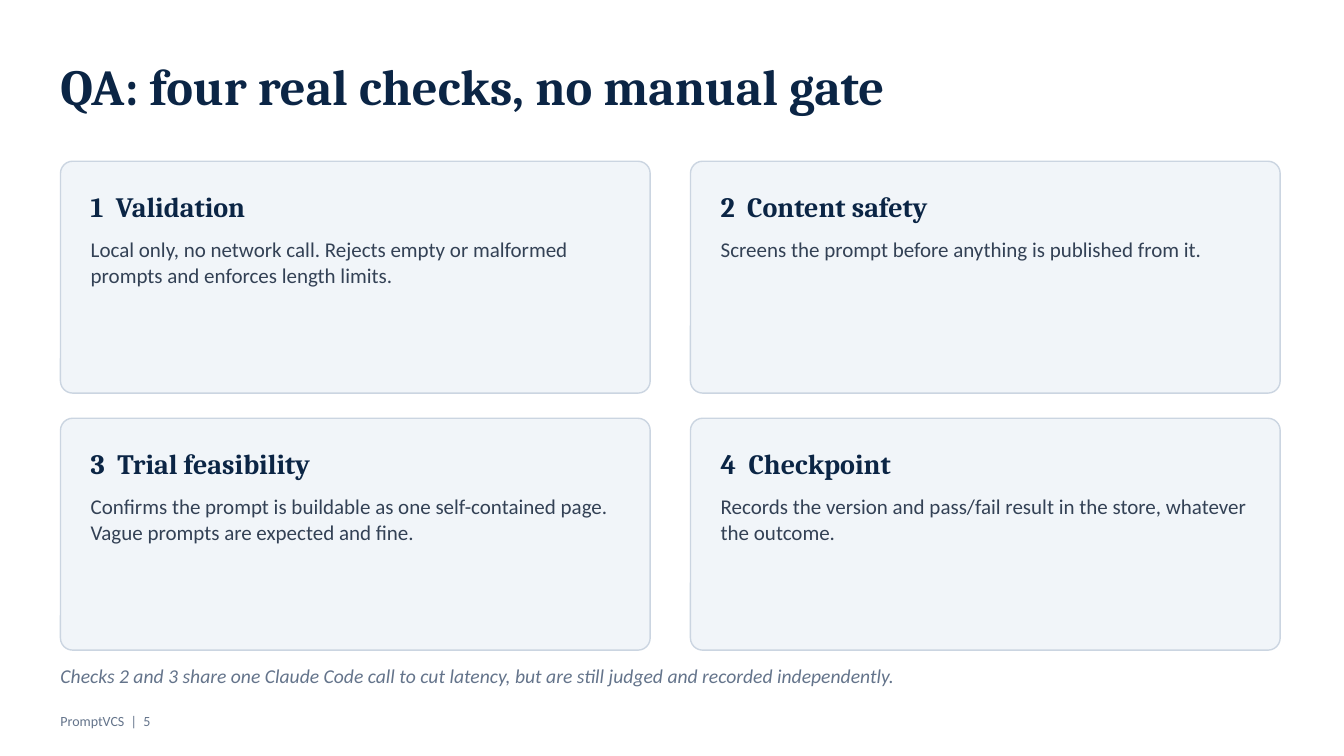
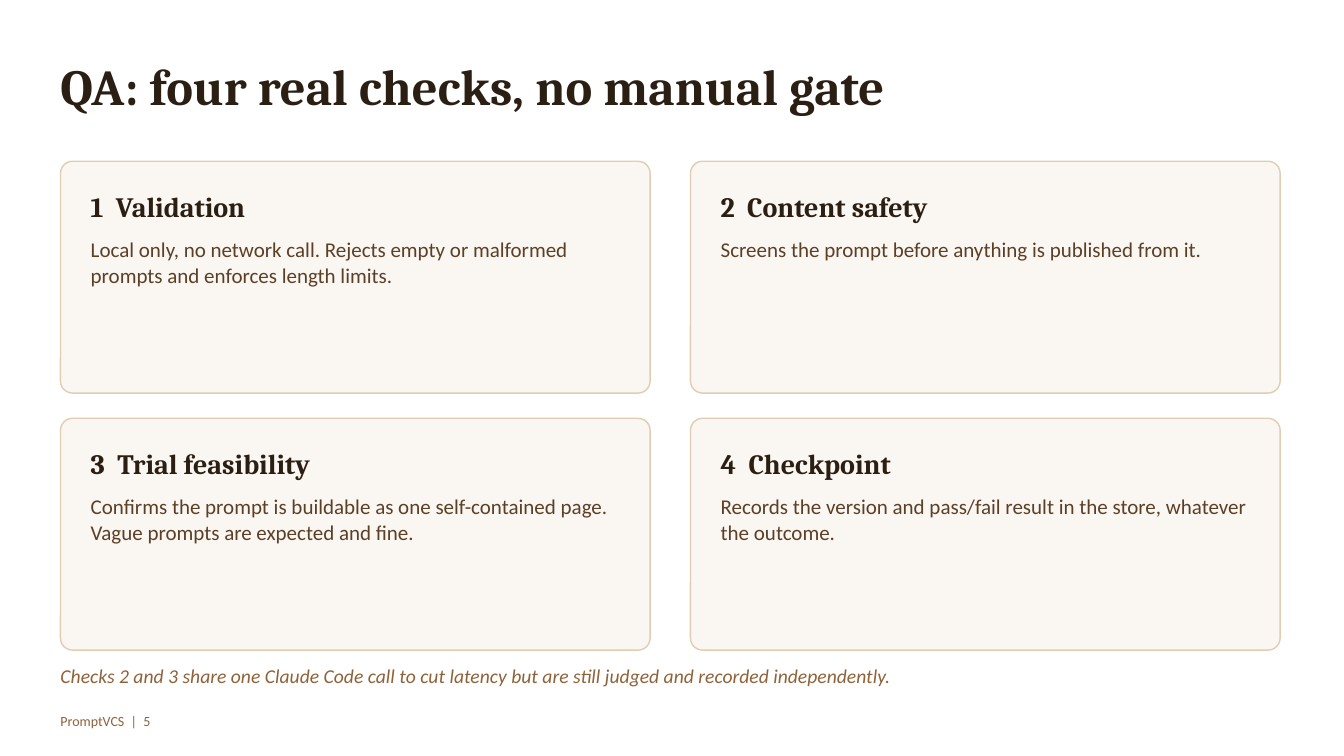
Before and after one commit to SahilHanda300/prompt-vcs, a slide deck: slide 5 of docs/PromptVCS-Presentation.pptx. Drawn at 1344x756 pixels with LibreOffice and Linux fonts; fonts in the diff are those of the drawing. Boxes give left, top, right and bottom in pixels: in the first picture for what was removed or moved away, otherwise in the second. Text is boxed around its words. In the diff, an @@ line names an element or a change of style, - is before the commit and + after.

```diff
--- a/docs/PromptVCS-Presentation.pptx
+++ b/docs/PromptVCS-Presentation.pptx
@@ fill #F1F5F9 to #FAF6F2; outline #CBD5E1 1 pt to #E0CDB3 1 pt in 4 elements at <box>60,161,650,393</box>, <box>691,161,1280,393</box>, <box>60,418,650,650</box>, <box>691,418,1280,650</box> @@
@@ text colour #0B2545 to #2B1F14 in 5 elements at <box>60,69,884,116</box>, <box>91,197,245,218</box>, <box>721,197,928,223</box>, <box>91,454,310,480</box>, <box>721,454,891,480</box> @@
@@ text colour #334155 to #5C4026 in 4 elements at <box>91,242,567,287</box>, <box>721,242,1201,261</box>, <box>91,499,607,544</box>, <box>721,499,1246,540</box> @@
@@ text at <box>60,669,890,687</box>: text changed; text colour #64748B to #8F6239 @@
-Checks 2 and 3 share one Claude Code call to cut latency, but are still judged and recorded independently.
+Checks 2 and 3 share one Claude Code call to cut latency but are still judged and recorded independently.
@@ text "PromptVCS | 5" at <box>60,717,150,729</box>: text colour #64748B to #8F6239 @@
```
Also in this commit, not shown: 21 other slides changed, 1 slide added, 3 other files.
